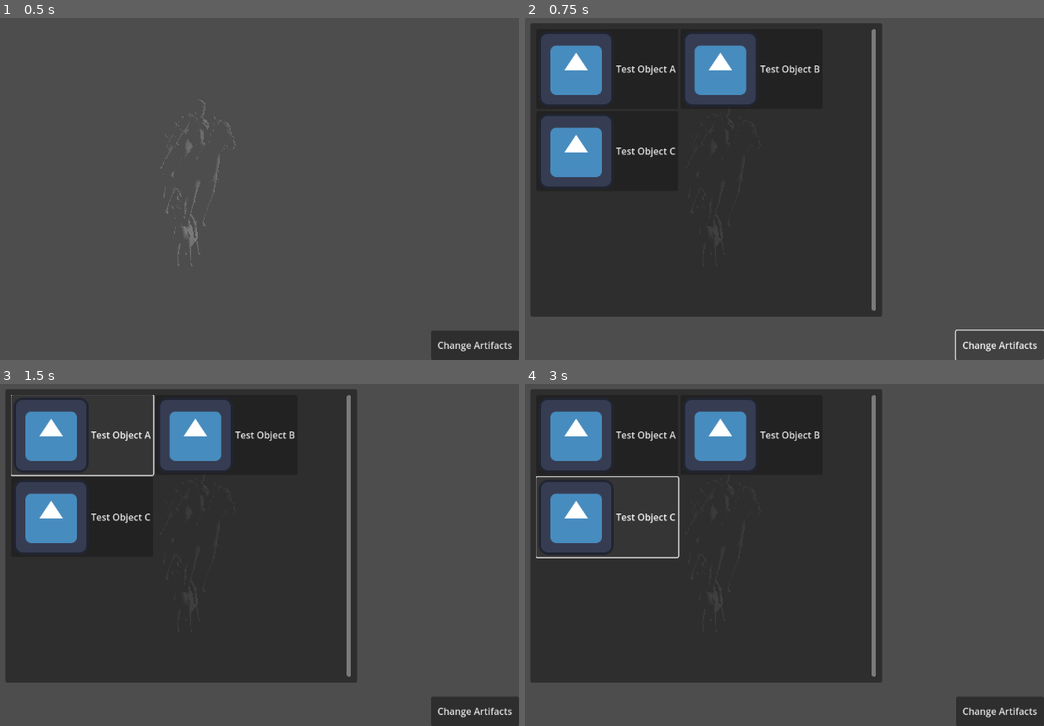
Above: before the commit, frames 1-4 (two rows, left to right).
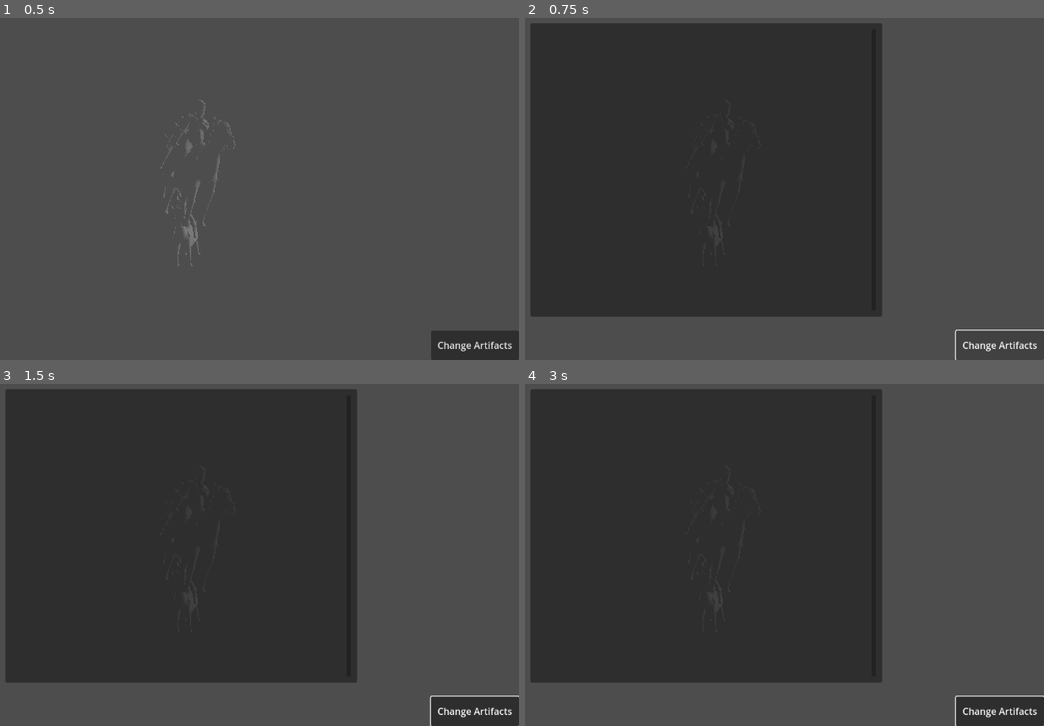
Above: after the commit, the same moments.

Repository: UWStout/Kintsugi3DViewer
Game: Godot game, scene res://test_scene.tscn
The game is run twice, just before and just after one commit, with the same random seed, the same clock (stepped at 60 frames per second) and the same inputs. The engine's default icon, where the game draws it, is replaced by a stand-in: a white triangle on a blue panel in a dark square.
Inputs (mouse positions are in pixels of both pictures, inside the frame that each line leads up to):
- Up to frame 1 (0.5 s): no input
- Up to frame 2 (0.75 s): click "Change Artifacts" at 0.5 s
- Up to frame 3 (1.5 s): click (83, 435) at 1.25 s, where only the run before the commit has a clickable "Test Object A"
- Up to frame 4 (3 s): click (753, 435) at 2 s, where only the run before the commit has a clickable "Test Object B"; click (608, 517) at 2.75 s, where only the run before the commit has a clickable "Test Object C"

Frame 1 is identical in both runs. In frame 2, 9.3% of the frame differs, in the area x 3-68%, y 3-86%; in frame 3, 9.7%; in frame 4, 9.8%, in the area x 2-100%, y 3-100%.
Error after the commit: Trying to assign value of type 'Nil' to a variable of type 'Array'. (res://scripts/ui/artifact_list.gd:48)

Commit message:
Loading data remotely

Diff:
--- a/prefabs/ui/hud.tscn
+++ b/prefabs/ui/hud.tscn
@@ -36,6 +36,7 @@
 grow_vertical = 2
 script = ExtResource("2_cx5yo")
 artifact_button = ExtResource("2_8qwwa")
+remote_data_url = "https://pastebin.com/raw/89sZD3WD"
 
 [node name="MarginContainer" type="MarginContainer" parent="ArtifactListPanel"]
 layout_mode = 1
--- a/scripts/ui/artifact_list.gd
+++ b/scripts/ui/artifact_list.gd
@@ -1,21 +1,9 @@
 extends Panel
 
 @export var artifact_button: PackedScene
+@export var remote_data_url: String
 
-var test_data = [
-	{
-		"name": "Test Object A",
-		"iconUrl": "https://i.imgur.com/j9tpg3M.jpg"
-	},
-	{
-		"name": "Test Object B",
-		"iconUrl": "https://i.imgur.com/godLY1r.jpg"
-	},
-	{
-		"name": "Test Object C",
-		"iconUrl": "https://i.imgur.com/Xp4NZCg.jpg"
-	}
-]
+var artifacts_data: Array
 
 func _ready():
 	hide_panel()
@@ -23,8 +11,8 @@
 		push_error("Artifact button not set!")
 
 func show_panel():
-	populate_list()
 	show()
+	load_remote_data()
 
 func hide_panel():
 	hide()
@@ -41,7 +29,21 @@
 
 func populate_list():
 	clear_list()
-	for artifact_data in test_data:
+	for artifact_data in artifacts_data:
 		var button = artifact_button.instantiate()
 		%ArtifactList.add_child(button)
 		button.setup(artifact_data)
+
+func load_remote_data():
+	var req = HTTPRequest.new()
+	add_child(req)
+	req.request_completed.connect(_on_request_completed)
+	req.request(remote_data_url)
+
+func _on_request_completed(result, response_code, headers, body):
+	if response_code != 200:
+		push_error("Failed to retrieve remote URL!")
+
+	var parsed_data = JSON.parse_string(body.get_string_from_utf8())
+	artifacts_data = parsed_data
+	populate_list()
